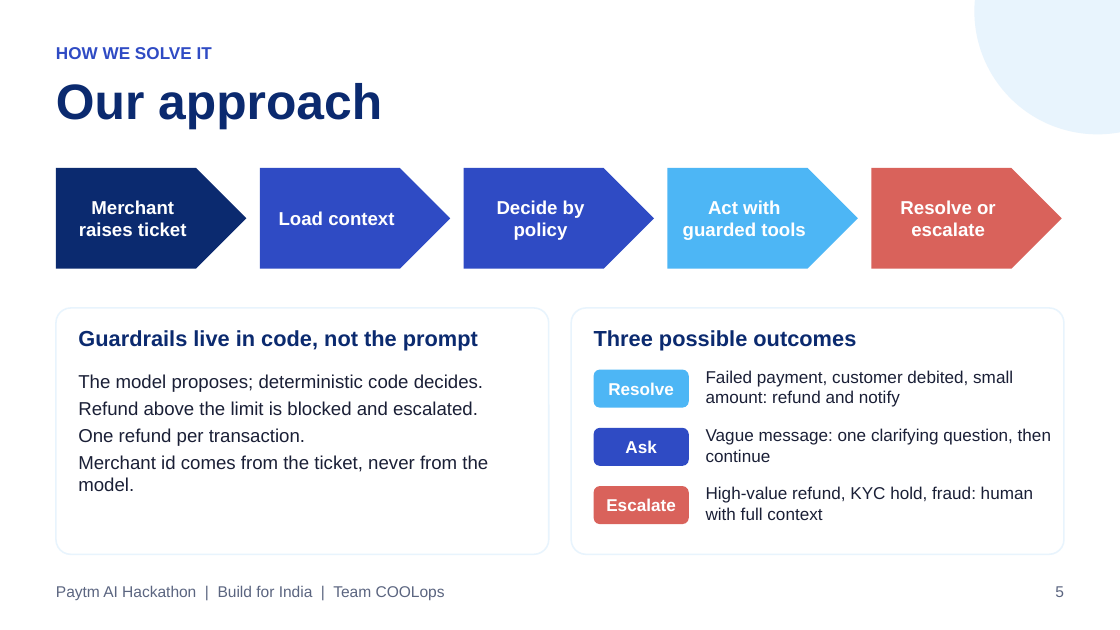
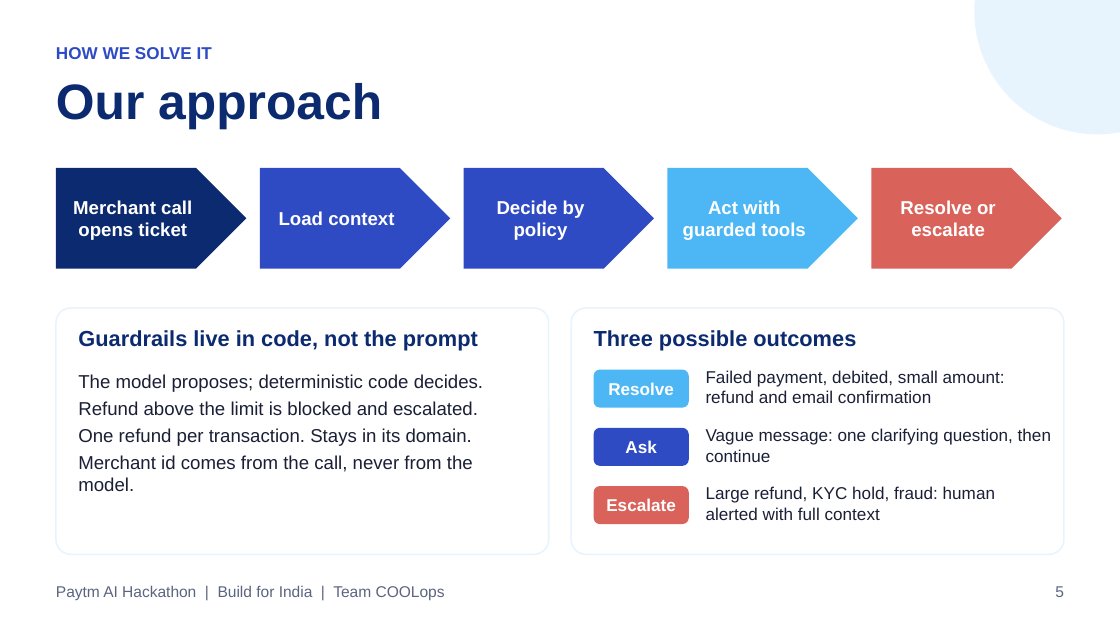
Before and after one commit to basudevghadai1999/paytm-ai-teammate, a slide deck: slide 5 of Paytm_AI_Teammate.pptx. Drawn at 1120x630 pixels with LibreOffice and Linux fonts; fonts in the diff are those of the drawing. Boxes give left, top, right and bottom in pixels: in the first picture for what was removed or moved away, otherwise in the second. Text is boxed around its words. In the diff, an @@ line names an element or a change of style, - is before the commit and + after.

```diff
--- a/Paytm_AI_Teammate.pptx
+++ b/Paytm_AI_Teammate.pptx
@@ text in pentagon arrow at box(73, 200, 192, 240): text changed @@
-Merchant raises ticket
+Merchant call opens ticket
@@ text at box(706, 370, 1005, 403): text changed @@
-Failed payment, customer debited, small amount: refund and notify
+Failed payment, debited, small amount: refund and email confirmation
@@ text at box(78, 428, 473, 491): text changed @@
-One refund per transaction.
-Merchant id comes from the ticket, never from the model.
+One refund per transaction. Stays in its domain.
+Merchant id comes from the call, never from the model.
@@ text at box(706, 486, 995, 520): text changed @@
-High-value refund, KYC hold, fraud: human with full context
+Large refund, KYC hold, fraud: human alerted with full context
```
Also in this commit, not shown: 6 other slides changed, 8 other files.
